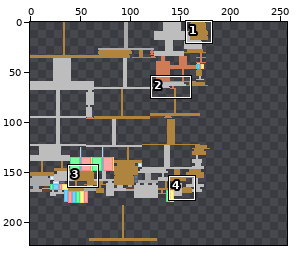
Two versions of one sprite sheet, src/main/resources/assets/cgs/textures/guns/gatling/gatling.png. The picture above shows the old version from afar; the outline marks the close-up.
Close-up. The starting point:
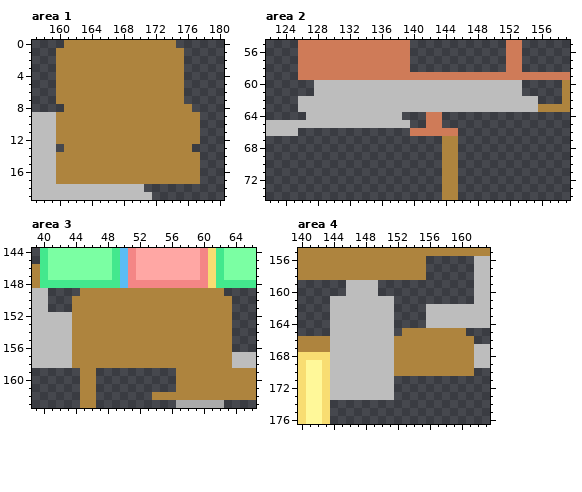
The file is 256x256 pixels. Colours within 5 levels of each other are drawn and written as one. Shown: area 1: x 157..180, y 0..19; area 2: x 122..159, y 55..74; area 3: x 39..66, y 144..163; area 4: x 140..163, y 155..176. The old version is drawn lined up with the new one, on the new canvas. The wide view leaves out empty margins. The commit also changed other parts of the picture, which this record leaves out.
And afterwards:
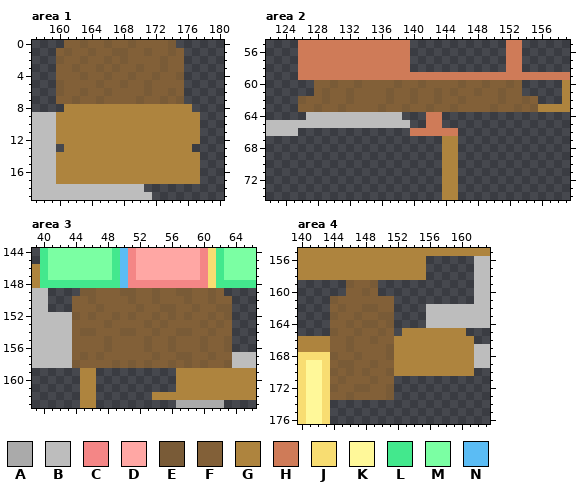
Palette (. is transparent): A #aaaaaa  B #bdbdbd  C #f48686  D #ffa7a4  E #795b37  F #826038  G #ae843e  H #cf7b58  J #f8dd72  K #fff899  L #43e88d  M #7bffa3  N #5bbcf4
Change:
{"change": "canvas 256x256 -> 512x512"}
{"where": "area 1"}
{"y":0,"x":161,"old":"GGGGGGGGGGGGGG","new":"FFEFFEFFEFFFFE"}
{"y":1,"x":160,"old":"GGGGGGGGGGGGGGGG","new":"FEFFEFFEEFFEFFEF"}
{"y":2,"x":160,"old":"GGGGGGGGGGGGGGGG","new":"EFFEFFEFEFFFFEFF"}
{"y":3,"x":160,"old":"GGGGGGGGGGGGGGGG","new":"FFEFFEFEFFEFFEFF"}
{"y":4,"x":160,"old":"GGGGGGGGGGGGGGGG","new":"FFFEFFEFFEFFEFFE"}
{"y":5,"x":160,"old":"GGGGGGGGGGGGGGGG","new":"EFFFFEFFEFFEFFFF"}
{"y":6,"x":160,"old":"GGGGGGGGGGGGGGGG","new":"EFFEFFEFFFFEFFEF"}
{"y":7,"x":160,"old":"GGGGGGGGGGGGGGGG","new":"FFEFFEFFFFEFFEFE"}
{"where": "area 2"}
{"y":60,"x":128,"old":"BBBBBBBBBBBBBBBBBBBBBBBBBB","new":"FFEFFEFFFFEFFEFFFFEFFEFFEF"}
{"y":61,"x":128,"old":"BBBBBBBBBBBBBBBBBBBBBBBBBB","new":"FEFFEFFFFEFFEFFEFEFFEFFEFF"}
{"y":62,"x":126,"old":"BBBBBBBBBBBBBBBBBBBBBBBBBBBBBB","new":"EFFEFFEFFFFEFFEFFEFFEFFFFEFFEF"}
{"y":63,"x":126,"old":"BBBBBBBBBBBBBBBBBBBBBBBBBBBBBB","new":"FFEFFEFFFFEFFEFFEFFEFFFFEFFEFE"}
{"where": "area 3"}
{"y":149,"x":45,"old":"GGGGGGGGGGGGGGGGGG","new":"EEFFFEEFFEFFEEFFEF"}
{"y":150,"x":44,"old":"GGGGGGGGGGGGGGGGGGGG","new":"FFEFFFFEFFEFFFEFFEFF"}
{"y":151,"x":44,"old":"GGGGGGGGGGGGGGGGGGGG","new":"FFFEFFFFEFFEEFFEFFEE"}
{"y":152,"x":44,"old":"GGGGGGGGGGGGGGGGGGGG","new":"EFEFFEFEFFEFEFEFFEFE"}
{"y":153,"x":44,"old":"GGGGGGGGGGGGGGGGGGGG","new":"FFFFEFFFFEFEFFFFEFEF"}
{"y":154,"x":44,"old":"GGGGGGGGGGGGGGGGGGGG","new":"FEEFFFEEFFEFFEEFFEFF"}
{"y":155,"x":44,"old":"GGGGGGGGGGGGGGGGGGGG","new":"FFFFEFFFFEFFEFFFEFFE"}
{"y":156,"x":44,"old":"GGGGGGGGGGGGGGGGGGGG","new":"FFFFEFFFFEFFEFFFEFFE"}
{"y":157,"x":44,"old":"GGGGGGGGGGGGGGGGGGGG","new":"FEFEFFFFFFEFFEEFFEFF"}
{"y":158,"x":44,"old":"GGGGGGGGGGGGGGGGGGGG","new":"EFFFFEFEFEFFEFEFEFFE"}
{"where": "area 4"}
{"y":159,"x":146,"old":"BBBB","new":"EFFE"}
{"y":160,"x":146,"old":"BBBB","new":"FFEF"}
{"y":161,"x":144,"old":"BBBBBBBB","new":"EFFFFFFF"}
{"y":162,"x":144,"old":"BBBBBBBB","new":"FEFFEEFF"}
{"y":163,"x":144,"old":"BBBBBBBB","new":"EFFEFFEE"}
{"y":164,"x":144,"old":"BBBBBBBB","new":"FFEFEEFE"}
{"y":165,"x":144,"old":"BBBBBBBB","new":"EFFEFFEF"}
{"y":166,"x":144,"old":"BBBBBBBB","new":"FFEFFEFF"}
{"y":167,"x":144,"old":"BBBBBBBB","new":"FFEFFFFE"}
{"y":168,"x":144,"old":"BBBBBBBB","new":"EFFEFFFE"}
{"y":169,"x":144,"old":"BBBBBBBB","new":"FEEFFEFF"}
{"y":170,"x":144,"old":"BBBBBBBB","new":"EFEFEFFE"}
{"y":171,"x":144,"old":"BBBBBBBB","new":"FEFFFEFF"}
{"y":172,"x":144,"old":"BBBBBBBB","new":"EFFEEFFE"}
{"y":173,"x":144,"old":"BBBBBBBB","new":"FFEFFFFE"}
{"label":"changed","picture_box":[56,40,184,104]}
{"label":"changed","picture_box":[298,80,538,112]}
{"label":"changed","picture_box":[72,288,232,368]}
{"label":"changed","picture_box":[330,280,394,400]}
